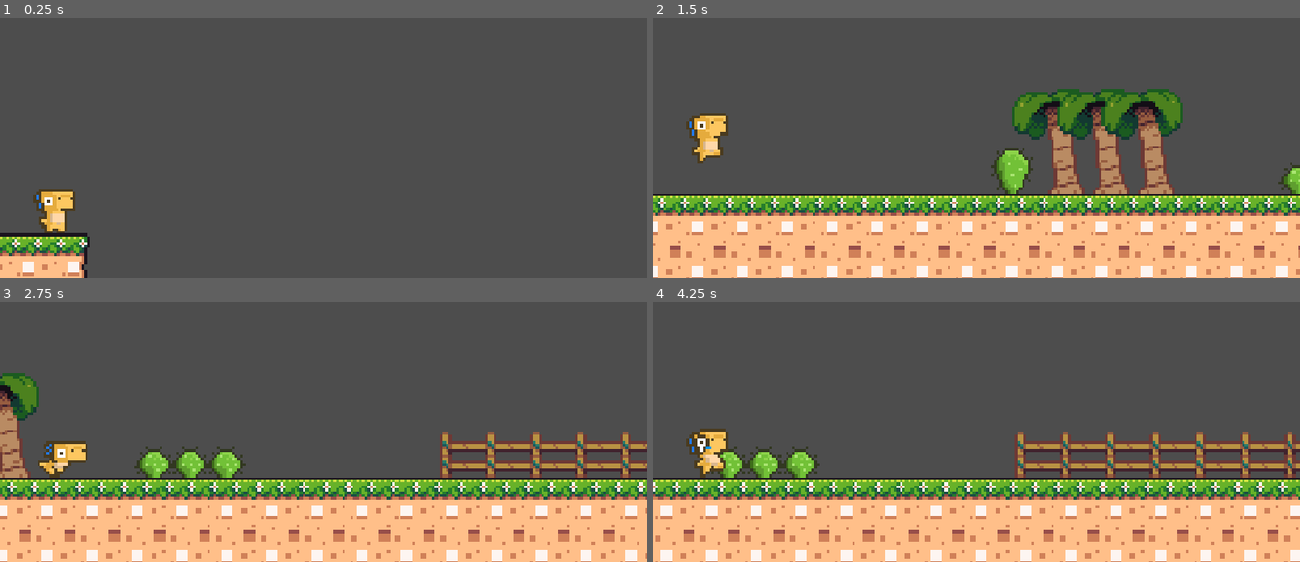
Above: before the commit, frames 1-4 (two rows, left to right).
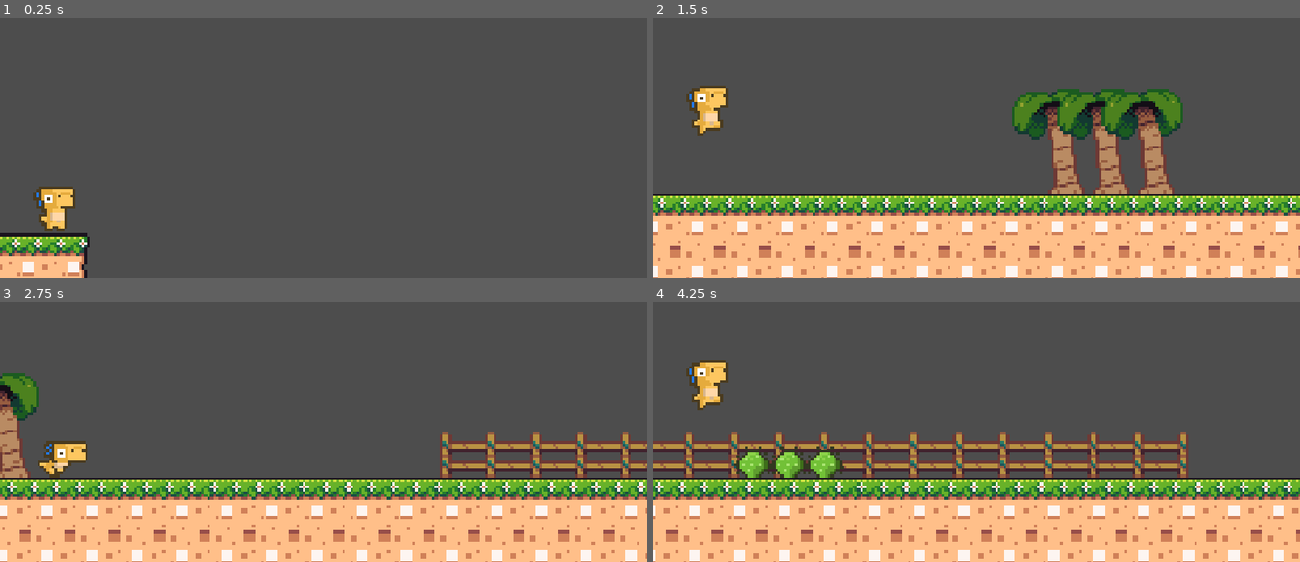
Above: after the commit, the same moments.

Repository: Aperaine/Desktop-Dino
Game: Godot game, scene res://game.tscn
Two runs of this game, one before a commit and one after it. Both use one fixed random seed, a clock stepped at 60 frames per second and the inputs below. The engine's default icon, where the game draws it, is replaced by a stand-in: a white triangle on a blue panel in a dark square.
Inputs (mouse positions are in pixels of both pictures, inside the frame that each line leads up to):
- Up to frame 1 (0.25 s): no input
- Up to frame 2 (1.5 s): tap Enter (ui_accept) at 0.5 s; move the mouse to (1118, 77) at 0.52 s; hold Down (crouch) 0.53-1.28 s; click (1118, 77) at 0.77 s; click (1118, 77) at 0.8 s; click (1118, 77) at 1.07 s; move the mouse to (847, 114) at 1.27 s; click (847, 114) at 1.35 s
- Up to frame 3 (2.75 s): click (194, 398) at 1.52 s; tap Down (crouch) at 1.55 s; click (194, 398) at 1.82 s; move the mouse to (outside the picture) at 2.02 s; hold Down (crouch) from 2.03 s (still down); click (outside the picture) at 2.3 s
- Up to frame 4 (4.25 s): move the mouse to (944, 452) at 2.77 s; release Down (crouch) at 2.78 s; tap Down (crouch) at 2.85 s; click (944, 452) at 3.02 s; click (944, 452) at 3.32 s; move the mouse to (1170, 434) at 3.52 s; press the mouse at (1170, 434) at 3.53 s

The runs differ from the first frame. In frame 1, 0.4% of the frame differs, in the area x 5-12%, y 64-83%; in frame 2, 2.5%; in frame 3, 1.4%; in frame 4, 25%, in the area x 0-100%, y 22-100%.

Commit message:
Cactuses
- Cactuses spawn and move across the screen
- Updated player jump physics

Diff:
--- a/desktopDino/game.tscn
+++ b/desktopDino/game.tscn
@@ -7,6 +7,7 @@
 [ext_resource type="Texture2D" uid="uid://b5sru06so68pq" path="res://assets/Seasonal Tilesets/3 - Tropics/Terrain (16 x 16).png" id="4_fc0e3"]
 [ext_resource type="Script" uid="uid://dmo7mvr85bies" path="res://scripts/ground.gd" id="5_eow3j"]
 [ext_resource type="PackedScene" uid="uid://bswjo83bmaaoh" path="res://scenes/cursor.tscn" id="6_eow3j"]
+[ext_resource type="PackedScene" uid="uid://b1jq3g6matats" path="res://scenes/cactus_spawner.tscn" id="7_j5wjh"]
 
 [sub_resource type="TileSetAtlasSource" id="TileSetAtlasSource_fc0e3"]
 texture = ExtResource("4_fc0e3")
@@ -373,8 +374,8 @@
 grow_horizontal = 0
 grow_vertical = 2
 
-[node name="Node2D" type="Node2D" parent="Gameplay/Right Alignment"]
-position = Vector2(200, -72)
+[node name="Cactus Spawner" parent="Gameplay/Right Alignment" instance=ExtResource("7_j5wjh")]
+position = Vector2(128, -151.5)
 
 [node name="Cursor" parent="." instance=ExtResource("6_eow3j")]
 unique_name_in_owner = true
@@ -382,4 +383,5 @@
 
 [connection signal="gameStart" from="." to="Gameplay/Ground" method="_on_game_game_start"]
 [connection signal="restart" from="." to="Gameplay/Ground" method="_on_game_restart"]
+[connection signal="restart" from="." to="Gameplay/Right Alignment/Cactus Spawner" method="_on_game_restart"]
 [connection signal="nextIteration" from="Gameplay/Ground/Ground" to="Gameplay/Ground" method="_on_ground_next_iteration"]
--- /dev/null
+++ b/desktopDino/scenes/cacti/cactus_Big.tscn
@@ -0,0 +1,47 @@
+[gd_scene load_steps=7 format=3 uid="uid://g4sfrw7vp1cq"]
+
+[ext_resource type="Texture2D" uid="uid://bsuan2003gtob" path="res://assets/pixel_cactus.png" id="1_e0sro"]
+[ext_resource type="Script" uid="uid://de28sjvun3u1q" path="res://scripts/killzone.gd" id="1_mrc8a"]
+
+[sub_resource type="AtlasTexture" id="AtlasTexture_77gpi"]
+atlas = ExtResource("1_e0sro")
+region = Rect2(32, 0, 32, 32)
+
+[sub_resource type="RectangleShape2D" id="RectangleShape2D_s5l63"]
+size = Vector2(8, 28.8)
+
+[sub_resource type="CircleShape2D" id="CircleShape2D_yfqi5"]
+radius = 6.55
+
+[sub_resource type="AtlasTexture" id="AtlasTexture_iaky4"]
+atlas = ExtResource("1_e0sro")
+region = Rect2(0, 0, 16, 16)
+
+[node name="Cactusbig" type="Area2D"]
+scale = Vector2(5, 5)
+collision_mask = 8
+script = ExtResource("1_mrc8a")
+
+[node name="Sprite2D" type="Sprite2D" parent="."]
+position = Vector2(-8, -16)
+texture = SubResource("AtlasTexture_77gpi")
+
+[node name="CollisionShape2D" type="CollisionShape2D" parent="."]
+position = Vector2(-0.799999, -14.4)
+scale = Vector2(1, 1)
+shape = SubResource("RectangleShape2D_s5l63")
+
+[node name="CollisionShape2D3" type="CollisionShape2D" parent="."]
+position = Vector2(12.65, -8)
+scale = Vector2(1, 1)
+shape = SubResource("CircleShape2D_yfqi5")
+
+[node name="CollisionShape2D2" type="CollisionPolygon2D" parent="."]
+position = Vector2(-11.2, -19.2)
+polygon = PackedVector2Array(-6.4, -4.8, 6.4, 11.2, 0, -9.6)
+
+[node name="Sprite2D2" type="Sprite2D" parent="."]
+position = Vector2(12, -8)
+texture = SubResource("AtlasTexture_iaky4")
+
+[connection signal="body_entered" from="." to="." method="_on_body_entered"]
--- a/desktopDino/scenes/cacti/cactus_small_1.tscn
+++ b/desktopDino/scenes/cacti/cactus_small_1.tscn
@@ -3,24 +3,25 @@
 [ext_resource type="Texture2D" uid="uid://bsuan2003gtob" path="res://assets/pixel_cactus.png" id="1_fkhmq"]
 [ext_resource type="Script" uid="uid://de28sjvun3u1q" path="res://scripts/killzone.gd" id="1_s5l63"]
 
-[sub_resource type="RectangleShape2D" id="RectangleShape2D_s5l63"]
-size = Vector2(14, 16)
-
 [sub_resource type="AtlasTexture" id="AtlasTexture_77gpi"]
 atlas = ExtResource("1_fkhmq")
 region = Rect2(0, 0, 16, 16)
+
+[sub_resource type="CircleShape2D" id="CircleShape2D_s5l63"]
+radius = 6.01332
 
 [node name="CactusSmall1" type="Area2D"]
 scale = Vector2(5, 5)
 collision_mask = 8
 script = ExtResource("1_s5l63")
 
-[node name="CollisionShape2D" type="CollisionShape2D" parent="."]
-position = Vector2(-5.96046e-08, 0)
-shape = SubResource("RectangleShape2D_s5l63")
-
 [node name="Sprite2D" type="Sprite2D" parent="."]
-position = Vector2(-2.98023e-08, 0)
+position = Vector2(-2.98023e-08, -8)
 texture = SubResource("AtlasTexture_77gpi")
 
+[node name="CollisionShape2D" type="CollisionShape2D" parent="."]
+position = Vector2(0.6, -9.4)
+scale = Vector2(1, 1)
+shape = SubResource("CircleShape2D_s5l63")
+
 [connection signal="body_entered" from="." to="." method="_on_body_entered"]
--- a/desktopDino/scenes/cacti/cactus_small_2.tscn
+++ /dev/null
@@ -1,26 +0,0 @@
-[gd_scene load_steps=5 format=3 uid="uid://g4sfrw7vp1cq"]
-
-[ext_resource type="Texture2D" uid="uid://bsuan2003gtob" path="res://assets/pixel_cactus.png" id="1_e0sro"]
-[ext_resource type="Script" uid="uid://de28sjvun3u1q" path="res://scripts/killzone.gd" id="1_mrc8a"]
-
-[sub_resource type="RectangleShape2D" id="RectangleShape2D_s5l63"]
-size = Vector2(14, 16)
-
-[sub_resource type="AtlasTexture" id="AtlasTexture_77gpi"]
-atlas = ExtResource("1_e0sro")
-region = Rect2(0, 16, 16, 16)
-
-[node name="CactusSmall1" type="Area2D"]
-scale = Vector2(5, 5)
-collision_mask = 8
-script = ExtResource("1_mrc8a")
-
-[node name="CollisionShape2D" type="CollisionShape2D" parent="."]
-position = Vector2(-5.96046e-08, 0)
-shape = SubResource("RectangleShape2D_s5l63")
-
-[node name="Sprite2D" type="Sprite2D" parent="."]
-position = Vector2(-2.98023e-08, 0)
-texture = SubResource("AtlasTexture_77gpi")
-
-[connection signal="body_entered" from="." to="." method="_on_body_entered"]
--- a/desktopDino/scenes/cacti/cactus_small_3.tscn
+++ b/desktopDino/scenes/cacti/cactus_small_3.tscn
@@ -4,11 +4,11 @@
 [ext_resource type="Texture2D" uid="uid://bsuan2003gtob" path="res://assets/pixel_cactus.png" id="1_je62i"]
 
 [sub_resource type="RectangleShape2D" id="RectangleShape2D_s5l63"]
-size = Vector2(38.4, 9.6)
+size = Vector2(35.2, 8)
 
 [sub_resource type="AtlasTexture" id="AtlasTexture_77gpi"]
 atlas = ExtResource("1_je62i")
-region = Rect2(16, 0, 16, 16)
+region = Rect2(16, 16, 16, 16)
 
 [node name="CactusSmall1" type="Area2D"]
 scale = Vector2(5, 5)
@@ -16,19 +16,20 @@
 script = ExtResource("1_aabdr")
 
 [node name="CollisionShape2D" type="CollisionShape2D" parent="."]
-position = Vector2(-5.96046e-08, 3.2)
+position = Vector2(1.95503e-06, -4)
+scale = Vector2(1, 1)
 shape = SubResource("RectangleShape2D_s5l63")
 
 [node name="Sprite2D" type="Sprite2D" parent="."]
-position = Vector2(-12.8, 0)
+position = Vector2(-12.8, -8)
 texture = SubResource("AtlasTexture_77gpi")
 
 [node name="Sprite2D2" type="Sprite2D" parent="."]
-position = Vector2(1.90735e-06, 0)
+position = Vector2(1.90735e-06, -8)
 texture = SubResource("AtlasTexture_77gpi")
 
 [node name="Sprite2D3" type="Sprite2D" parent="."]
-position = Vector2(12.8, 0)
+position = Vector2(12.8, -8)
 texture = SubResource("AtlasTexture_77gpi")
 
 [connection signal="body_entered" from="." to="." method="_on_body_entered"]
--- /dev/null
+++ b/desktopDino/scenes/cactus_spawner.tscn
@@ -0,0 +1,17 @@
+[gd_scene load_steps=2 format=3 uid="uid://b1jq3g6matats"]
+
+[ext_resource type="Script" uid="uid://y3blcmvkby82" path="res://scripts/cactus_spawner.gd" id="1_h4p5c"]
+
+[node name="Cactus Spawner" type="Node2D" node_paths=PackedStringArray("startingDelay")]
+script = ExtResource("1_h4p5c")
+dirPath = "res://scenes/cacti/"
+startingDelay = NodePath("StartingDelay")
+
+[node name="VisibleOnScreenNotifier2D" type="VisibleOnScreenNotifier2D" parent="."]
+position = Vector2(49.5, -40)
+scale = Vector2(5.45, 4.5)
+
+[node name="StartingDelay" type="Timer" parent="."]
+one_shot = true
+
+[connection signal="screen_exited" from="VisibleOnScreenNotifier2D" to="." method="screen_exited"]
--- a/desktopDino/scenes/dino.tscn
+++ b/desktopDino/scenes/dino.tscn
@@ -1,6 +1,6 @@
 [gd_scene load_steps=33 format=3 uid="uid://bchimt37lqwtg"]
 
-[ext_resource type="Script" uid="uid://dfhbov27jbq0r" path="res://scenes/dino.gd" id="1_4s6ie"]
+[ext_resource type="Script" uid="uid://dfhbov27jbq0r" path="res://scripts/dino.gd" id="1_4s6ie"]
 [ext_resource type="Texture2D" uid="uid://dhtc3yrquvyw" path="res://assets/dinos/DinoSprites - tard.png" id="1_j5dwh"]
 [ext_resource type="PackedScene" uid="uid://c015ap5pbhg8j" path="res://scenes/clickZone.tscn" id="3_ybb2o"]
 
--- a/desktopDino/scenes/ground.tscn
+++ b/desktopDino/scenes/ground.tscn
@@ -6,8 +6,6 @@
 [ext_resource type="Texture2D" uid="uid://0a4atblwl4ou" path="res://assets/Seasonal Tilesets/5 - Misc. universal tiles/House (112 x 96).png" id="3_vjnaj"]
 [ext_resource type="Texture2D" uid="uid://bt4xw1tu7ed8r" path="res://assets/Seasonal Tilesets/5 - Misc. universal tiles/Metal_Wire_fence (16 x 16).png" id="4_hokwi"]
 [ext_resource type="Texture2D" uid="uid://b7bavhpnvjb6k" path="res://assets/Seasonal Tilesets/5 - Misc. universal tiles/Flowers (16 x 16).png" id="5_6ra5r"]
-[ext_resource type="PackedScene" uid="uid://d00ol44xik3lv" path="res://scenes/cacti/cactus_small_1.tscn" id="7_hokwi"]
-[ext_resource type="PackedScene" uid="uid://cwmoa6cftnvcs" path="res://scenes/cacti/cactus_small_3.tscn" id="8_6ra5r"]
 
 [sub_resource type="TileSetAtlasSource" id="TileSetAtlasSource_1ywih"]
 texture = ExtResource("1_1ywih")
@@ -462,11 +460,5 @@
 position = Vector2(17432, -56)
 scale = Vector2(44.5, 21.6)
 
-[node name="CactusSmall1" parent="." instance=ExtResource("7_hokwi")]
-position = Vector2(928, -120)
-
-[node name="CactusSmall2" parent="." instance=ExtResource("8_6ra5r")]
-position = Vector2(1504, -120)
-
 [connection signal="screen_entered" from="VisibleOnScreenNotifier2D" to="." method="nearingEnd"]
 [connection signal="screen_exited" from="VisibleOnScreenNotifier2D" to="." method="screen_exited"]
--- /dev/null
+++ b/desktopDino/scripts/cactus_spawner.gd
@@ -0,0 +1,58 @@
+extends Node2D
+
+@export var dirPath : String
+@export var speed:float = 0
+@export var startingDelay : Timer
+
+@onready var cactiDirectory = DirAccess.open(dirPath)
+@onready var spawnPosition = position
+
+var cactiArray:Array
+
+# Called when the node enters the scene tree for the first time.
+func _ready() -> void:
+	set_process(true)
+	speed = 0
+	SignalBus.connect("updateSpeed", updateSpeed)
+
+	cactiDirectory.list_dir_begin()
+	for file: String in cactiDirectory.get_files():
+		var resource := load(cactiDirectory.get_current_dir() + "/" + file)
+		cactiArray.append(resource)
+	#print(cactiArray)
+
+	await startingDelay.timeout
+	spawnCactus()
+
+func spawnCactus():
+	for child in get_children(false):
+		if child is Area2D:
+			child.queue_free()
+
+
+	var totalcacti := cactiArray.size()
+	var cactus:Area2D = cactiArray.get(
+		int(
+			randf_range(0, totalcacti)
+			)
+		).instantiate()
+
+	add_child(cactus)
+
+# Called every frame. 'delta' is the elapsed time since the previous frame.
+func _process(delta: float) -> void:
+	position.x -= speed * delta
+
+
+func screen_exited() -> void:
+	position.x = spawnPosition.x
+	spawnCactus()
+
+func updateSpeed(tempspeed:float):
+	speed = tempspeed
+
+
+func _on_game_restart() -> void:
+	for child in get_children(false):
+		if child is Area2D:
+			child.queue_free()
--- a/desktopDino/scenes/dino.gd
+++ b/desktopDino/scripts/dino.gd
@@ -4,7 +4,9 @@
 
 
 const JUMP_VELOCITY = -900
-const GRAVITY_MULTIPLIER = 3
+const GRAVITY_MULTIPLIER = 5
+
+var gravityCurrentMultiplier : int = 0
 
 @export var movementAllowed:=false
 
@@ -21,9 +23,9 @@
 	# Add the gravity.
 	if not is_on_floor():
 		if velocity.y > 0:
-			velocity += get_gravity() * delta * GRAVITY_MULTIPLIER
+			velocity += get_gravity() * delta * GRAVITY_MULTIPLIER * gravityCurrentMultiplier
 		else:
-			velocity += get_gravity() * delta * 2
+			velocity += get_gravity() * delta * 2.4 * gravityCurrentMultiplier
 
 	if movementAllowed:
 		movement()
@@ -47,3 +49,5 @@
 		jump()
 
 	crouch = Input.is_action_pressed("crouch")
+
+	gravityCurrentMultiplier = 5 ** int(crouch)
--- a/desktopDino/scripts/game.gd
+++ b/desktopDino/scripts/game.gd
@@ -61,7 +61,8 @@
 
 	running = false
 	gameEnded = true
-	speed = 1
+	speed = 0
+	SignalBus.updateSpeed.emit(speed)
 	ground.set_process(false)
 	dino.death()
 	dino.movementAllowed = false
--- a/desktopDino/scripts/ground.gd
+++ b/desktopDino/scripts/ground.gd
@@ -4,7 +4,7 @@
 
 const STARTINGPOS := Vector2(0,280)
 
-@export var speed:float = 50
+@export var speed:float = 0
 var instances:int = 0
 var groundWidth:int = 17840
 
Not shown: 1 places in desktopDino/game.tscn that only renumber resources
Not shown: 1 places in desktopDino/scenes/ground.tscn that only renumber resources
Not shown, added: desktopDino/scripts/cactus_spawner.gd.uid
Renamed: desktopDino/scenes/dino.gd.uid -> desktopDino/scripts/dino.gd.uid
